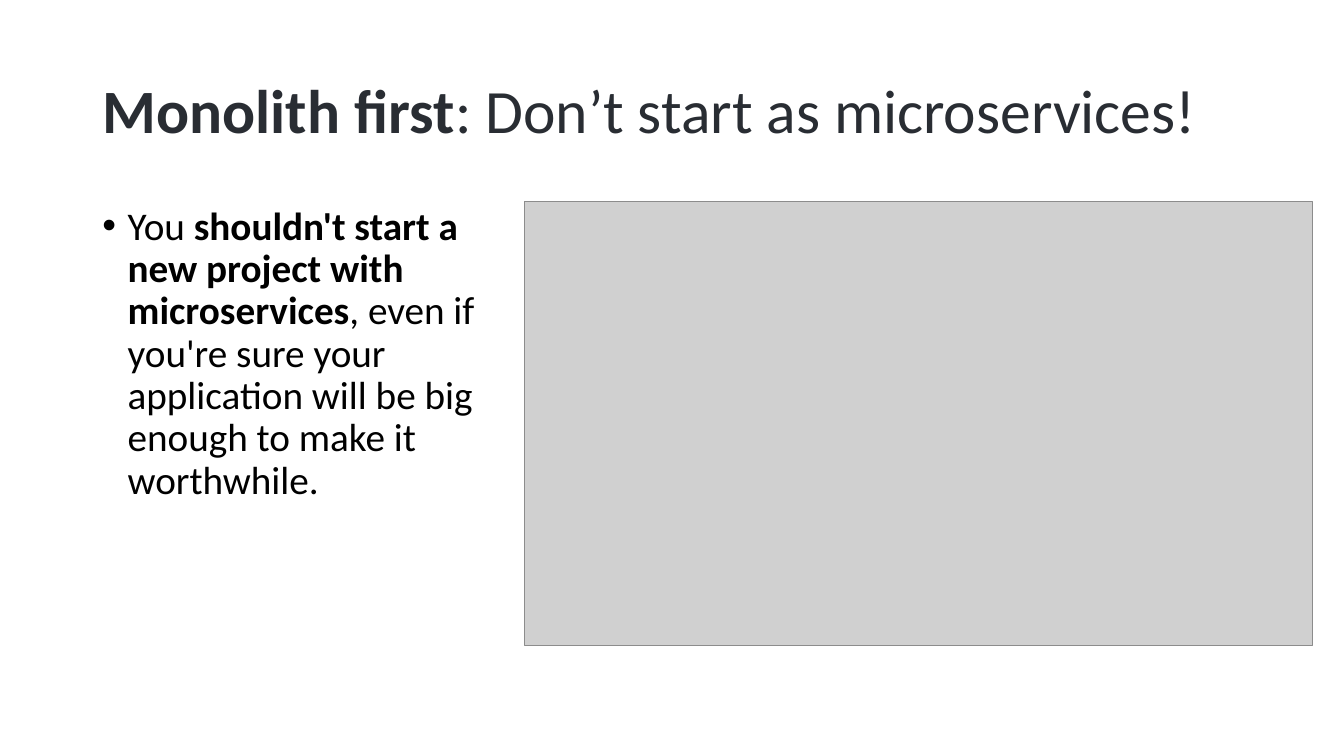
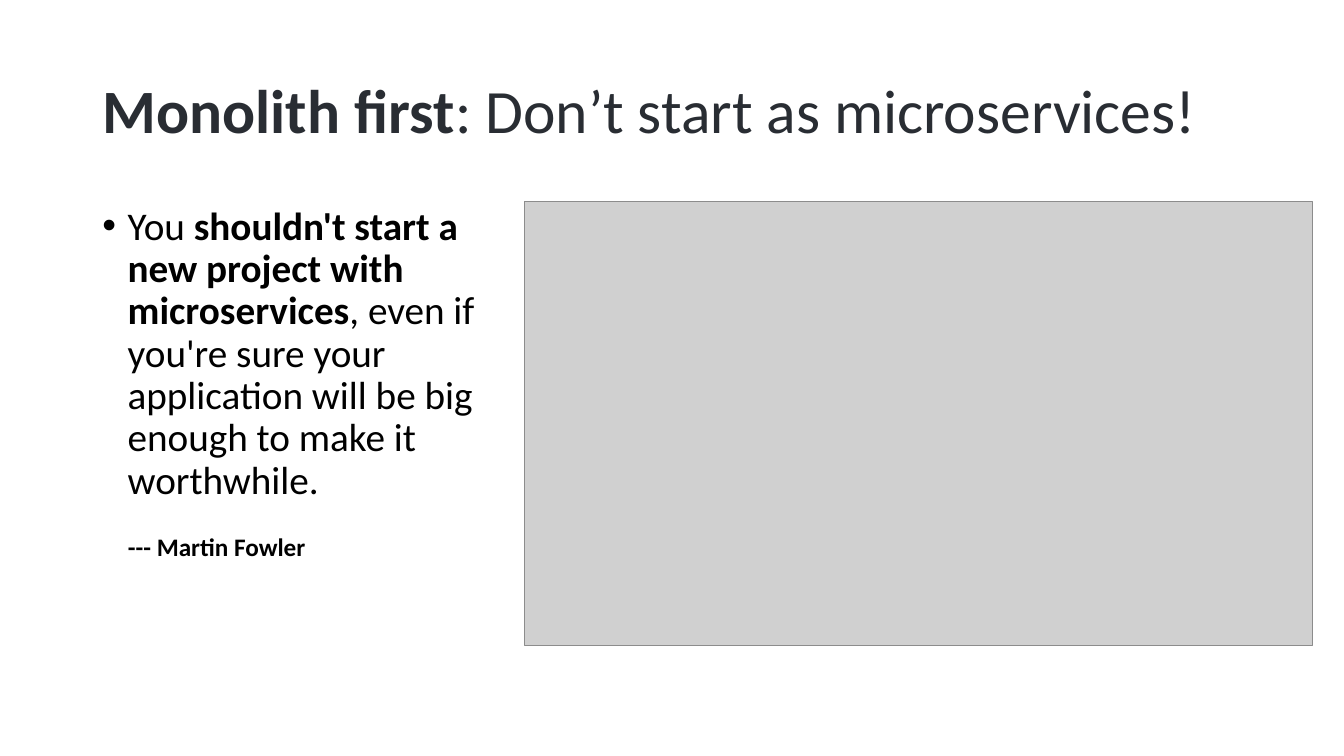
Before and after one commit to hikalkan/presentations, a slide deck: slide 7 of 2024-05-09 Designing Monolith First for Microservice Architecture/Monolith First Presentation.pptx. Drawn at 1344x756 pixels with LibreOffice and Linux fonts; fonts in the diff are those of the drawing; grey boxes stand for pictures; background and template pictures are left out. Boxes give left, top, right and bottom in pixels: in the first picture for what was removed or moved away, otherwise in the second. Text is boxed around its words. In the diff, an @@ line names an element or a change of style, - is before the commit and + after.

```diff
--- a/2024-05-09 Designing Monolith First for Microservice Architecture/Monolith First Presentation.pptx
+++ b/2024-05-09 Designing Monolith First for Microservice Architecture/Monolith First Presentation.pptx
@@ text added at (157, 538, 305, 557), 18 pt, text #000000, bold @@
+--- Martin Fowler
```
Also in this commit, not shown: 1 other slide changed.
